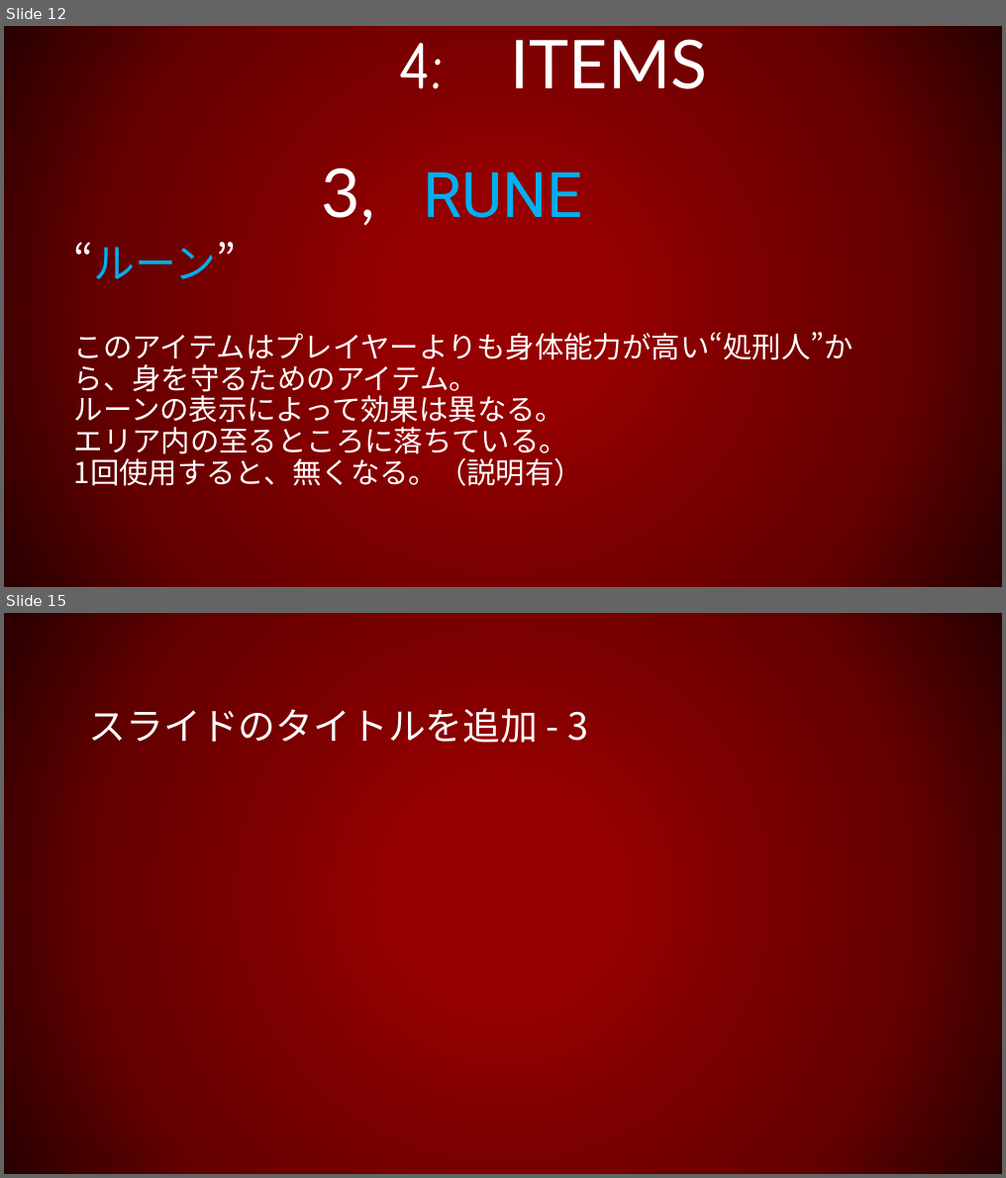
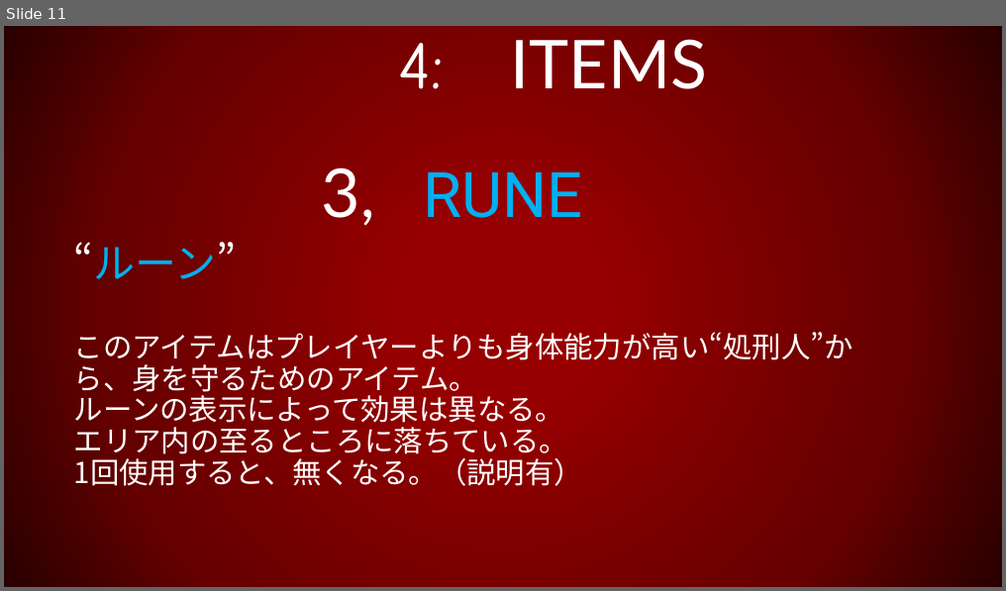
Before and after one commit to 1816025/UE4-Project, a slide deck: TEAM2020.pptx. Shown one above the other, each under a label of ours: slides 12 and 15 before the commit, slide 11 after it; the slides between them are not shown. The pictures are 1006x1178 and 1006x591 pixels, drawn with LibreOffice and Linux fonts; fonts in the diff are those of the drawing. Boxes give left, top, right and bottom in pixels: in the first picture for what was removed or moved away, otherwise in the second. Text is boxed around its words. In the diff, an @@ line names an element or a change of style, - is before the commit and + after.

```diff
--- a/TEAM2020.pptx
+++ b/TEAM2020.pptx
@@ slide 15 removed at bbox=[4, 613, 1002, 1174], background gradient #960000 to #650000 to #290000 @@
@@ title removed at bbox=[89, 702, 588, 744] @@
-スライドのタイトルを追加 - 3
@@ what was slide 12 is now slide 11 @@
```
Also in this commit, not shown: 9 slides changed, 4 slides added, 5 other slides removed.
